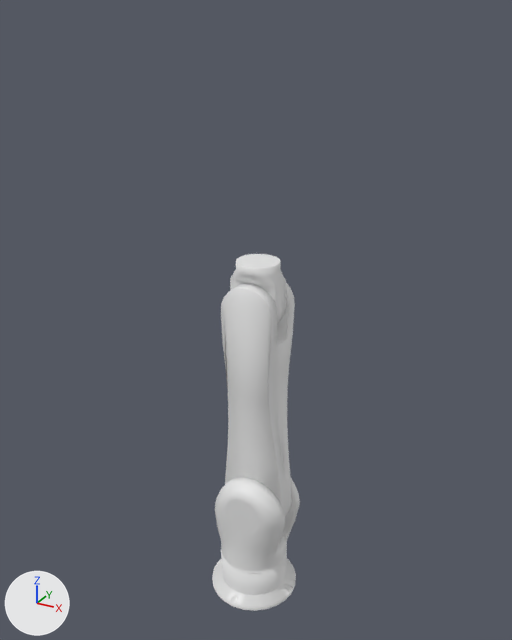
A saved change to the Blender file models/kuka/kuka.blend.
Both versions are drawn from a 50 mm camera at (6.36, -11.47, 12.5) aimed at (-0.08, 0.24, 6.65). The lights are fixed; the arrows at lower left show +X, +Y and +Z.
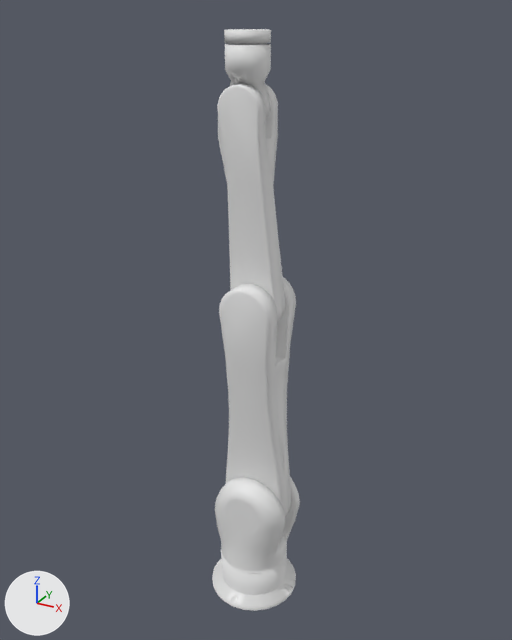
Where the newer file only moved an object's origin or applied its transform, the numbers keep the older frame.

What differs and where, as boxes [x1, y1, x2, y2] in the pictures (512 x 640 px; the box of a moved part takes in the faces that stretch with it):
'Circle.002', reshaped: before [221, 283, 295, 517]; after [219, 277, 296, 517]
'link3', added: after [217, 84, 285, 321]
'link4', added: after [225, 43, 271, 118]
'Circle', deleted: before [230, 254, 286, 322]
'link5', added: after [224, 29, 271, 43]
part 1 of me_circle_002, moved or reshaped: before [221, 283, 295, 501]; after [219, 277, 296, 501]

The change, as a list of edits to the scene's bpy script:
```text
Change me_circle_002:
    used by ob_circle_002; parent = ob_circle_001; location = (0.0992, 0.0, 2.381); rotation_euler = (1.571, 0.0, 0.0), in degrees (90, 0, 0)
    remove me_circle_002.from_pydata(...)  # 256 vertices, 211 faces, 2 loose edges; spans x -0.73..0.73, y -0.73..5.25, z -0.5..0.5
    add me_circle_002.from_pydata(...)  # 253 vertices, 223 faces; spans x -0.73..0.73, y -0.73..5.25, z -0.6..0.6
    me_circle_002 part 1
    34 vertices are removed from x -0.69..0.68, y 0.64..3.99, z -0.5..0.5
    50 faces are deleted
    2 loose edges are deleted
    13 vertices in x -0.57..0.57, y 4.67..5.25, z -0.48 move by (0.0, 0.0, -0.08)
    13 vertices in x -0.57..0.57, y 4.67..5.25, z 0.48 move by (0.0, 0.0, 0.08)
    4 vertices in x -0.52..0.52, y 4.03, z -0.24..0.24 move by (0.0, -0.45, 0.0)
    62 vertices move from x -0.73..0.73, y -0.72..5.24, z -0.5..0.5 to x -0.63..0.63, y -0.64..5.17, z -0.6..0.6
    31 vertices are added at x -0.6..0.6, y 0.69..3.64, z -0.53..0.53
    62 new faces join them
Add me_circle_004:
    me_circle_004.from_pydata(...)  # an 18-sided cylinder along z spanning x -0.394..0.394, y -0.4..0.4, z 0.01..0.212
    for i in [*range(2, 20)]: me_circle_004.polygons[i].use_smooth = True
Add me_circle:
    me_circle.from_pydata(...)  # 102 vertices, 88 faces; spans x -0.396..0.396, y -0.4..0.4, z -0.228..1.19
Add me_circle_003_1:
    me_circle_003_1.from_pydata(...)  # 165 vertices, 141 faces; spans x -0.62..0.51, y -0.36..0.38, z -0.4..4.3
    me_circle_003_1.polygons.foreach_set('use_smooth', [True] * 141)
Remove ob_circle:
    ob_circle = bpy.data.objects.new('Circle', me_circle_003)
    ob_circle.parent = ob_circle_002
    ob_circle.matrix_parent_inverse = Matrix(((1.0, 0.0, 0.0, -0.0992), (0.0, 0.0, 1.0, -2.381), (0.0, -1.0, 0.0, 0.0), (0.0, 0.0, 0.0, 1.0)))
    ob_circle.location = (0.0992, -0.235, 7.086)
    ob_circle.rotation_euler = (1.571, 0.0, 0.0)  # degrees (90, 0, 0)
Add ob_link5:
    ob_link5 = bpy.data.objects.new('link5', me_circle_004)
    ob_link5.location = (-0.11, 0.0, 11.96)
Add ob_link4:
    ob_link4 = bpy.data.objects.new('link4', me_circle)
    ob_link4.location = (-0.11, 0.0, 10.77)
Add ob_link3:
    ob_link3 = bpy.data.objects.new('link3', me_circle_003_1)
    ob_link3.location = (0.09, -0.01, 7.0)
```
